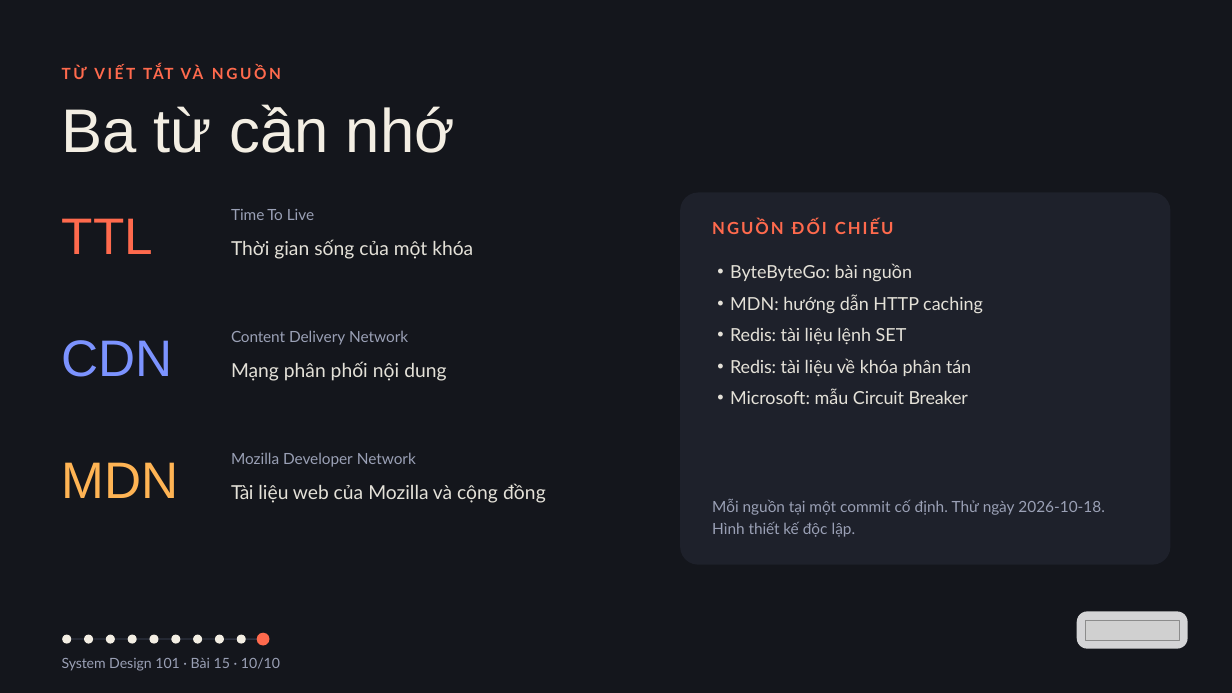
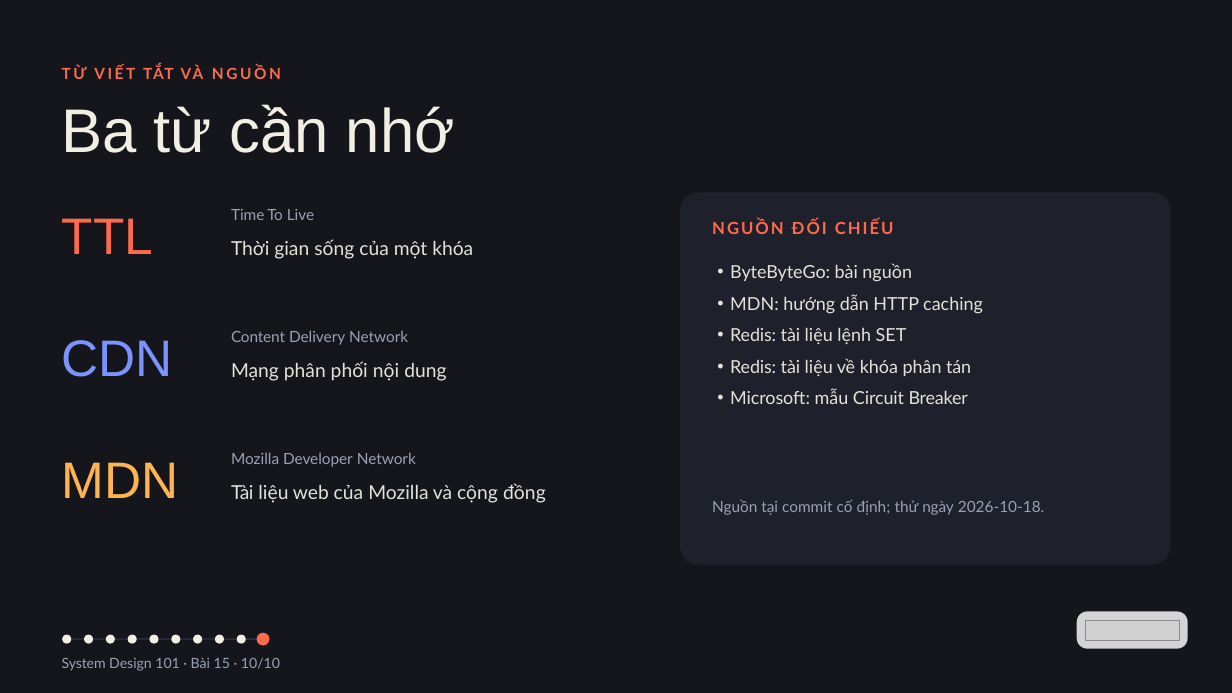
Before and after one commit to vohoailinh90/tool-marketing-studio, a slide deck: slide 10 of system-design-101/vi/lessons/sd-06-015/slides/sd-06-015.pptx. Drawn at 1232x693 pixels with LibreOffice and Linux fonts; fonts in the diff are those of the drawing; grey boxes stand for pictures. Boxes give left, top, right and bottom in pixels: in the first picture for what was removed or moved away, otherwise in the second. Text is boxed around its words. In the diff, an @@ line names an element or a change of style, - is before the commit and + after.

```diff
--- a/system-design-101/vi/lessons/sd-06-015/slides/sd-06-015.pptx
+++ b/system-design-101/vi/lessons/sd-06-015/slides/sd-06-015.pptx
@@ text at (x1=712, y1=500, x2=1045, y2=515): text changed @@
-Mỗi nguồn tại một commit cố định. Thử ngày 2026-10-18. Hình thiết kế độc lập.
+Nguồn tại commit cố định; thử ngày 2026-10-18.
```
Also in this commit, not shown: 8 other slides changed, 4 other files.
